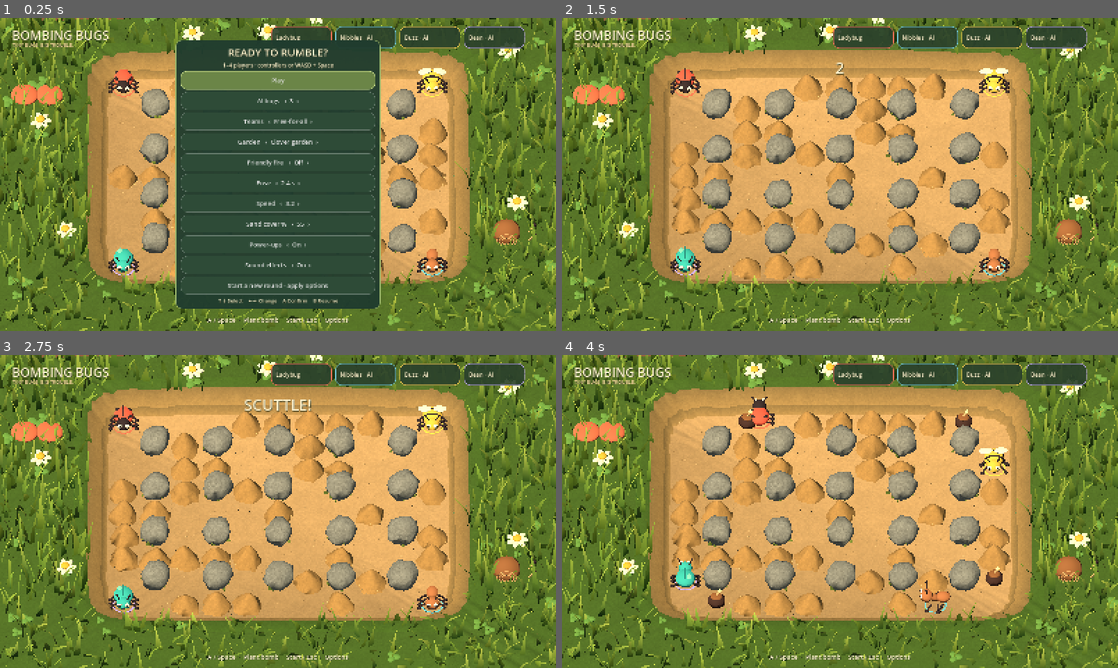
Above: before the commit, frames 1-4 (two rows, left to right).
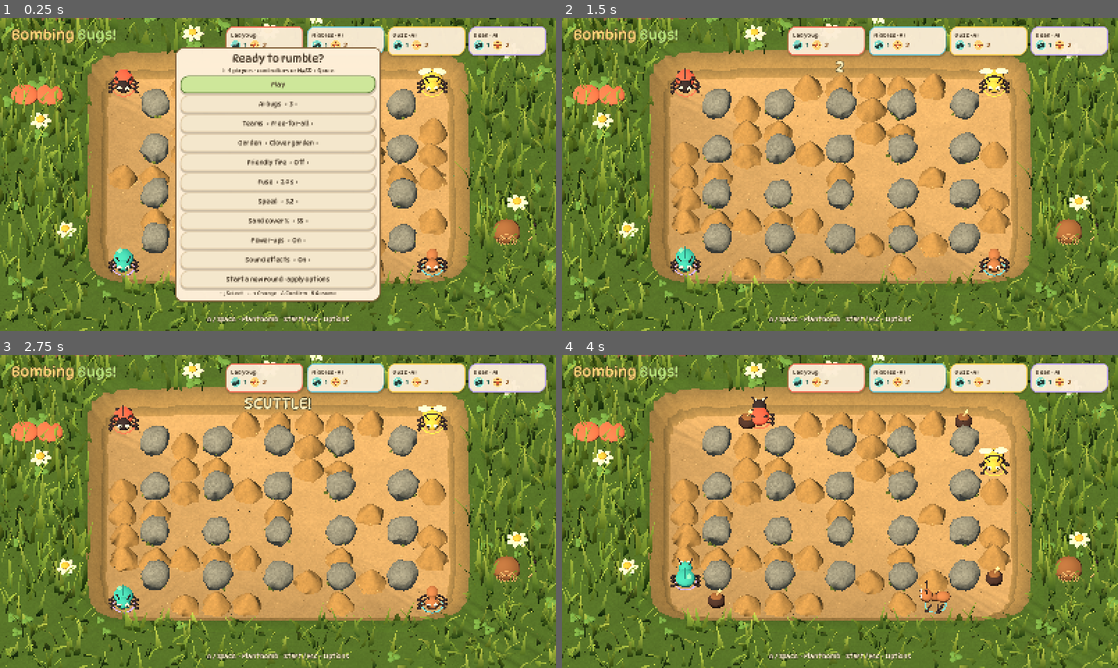
Above: after the commit, the same moments.

Repository: ontola/gamenight-games
Game: Godot game, scene res://main.tscn
The game is run twice, just before and just after one commit, with the same random seed, the same clock (stepped at 60 frames per second) and the same inputs.
Inputs (mouse positions are in pixels of both pictures, inside the frame that each line leads up to):
- Up to frame 1 (0.25 s): no input
- Up to frame 2 (1.5 s): click "Play" at 0.5 s; tap Enter at 1.25 s; move the mouse to (962, 158) at 1.27 s; hold D from 1.28 s (still down); hold Enter from 1.28 s (still down)
- Up to frame 3 (2.75 s): tap Space at 1.52, 1.82, 2.27, 2.57 s; move the mouse to (166, 527) at 2.02 s; release D at 2.03 s; release Enter at 2.03 s; hold S from 2.03 s (still down); tap P at 2.1 s
- Up to frame 4 (4 s): move the mouse to (895, 442) at 2.77 s; release S at 2.78 s; hold D 2.78-3.53 s; hold Backspace 2.78-3.53 s; move the mouse to (812, 574) at 3.52 s; hold W from 3.53 s (still down); tap Enter at 3.6 s; tap Space at 3.77 s

The runs differ from the first frame. In frame 1, 36% of the frame differs, in the area x 2-99%, y 2-98%; in frame 2, 6.4%; in frame 3, 6.7%; in frame 4, 6.3%.

Commit message:
Keep winners moving and give Bombing Bugs playful UI and readable upgrades

Diff:
--- /dev/null
+++ b/bombing-bugs/assets/power-bombs.svg
@@ -0,0 +1 @@
+<svg xmlns="http://www.w3.org/2000/svg" width="128" height="128" viewBox="0 0 128 128"><circle cx="64" cy="64" r="60" fill="#7fdbc8" stroke="#d8fff0" stroke-width="6"/><g stroke-linecap="round"><path d="M80 42 Q77 24 94 22" stroke="#fff4c6" stroke-width="7" fill="none"/><circle cx="81" cy="68" r="29" fill="#253c38"/><path d="M41 60 Q33 37 50 32" stroke="#fff4c6" stroke-width="7" fill="none"/><circle cx="43" cy="83" r="28" fill="#253c38" stroke="#7fdbc8" stroke-width="5"/><path d="M30 77 Q32 68 40 66 M68 58 Q70 51 77 49" stroke="#7e9b90" stroke-width="7" fill="none"/><path d="M96 12 V28 M88 20 H104" stroke="#ffe093" stroke-width="5"/></g></svg>
--- /dev/null
+++ b/bombing-bugs/assets/power-range.svg
@@ -0,0 +1 @@
+<svg xmlns="http://www.w3.org/2000/svg" width="128" height="128" viewBox="0 0 128 128"><circle cx="64" cy="64" r="60" fill="#ffd477" stroke="#fff2c3" stroke-width="6"/><g stroke="#85422b" stroke-width="7" stroke-linecap="round" stroke-linejoin="round" fill="none"><path d="M18 64 H38 M27 55 L18 64 L27 73 M90 64 H110 M101 55 L110 64 L101 73 M64 19 V35 M55 28 L64 19 L73 28 M64 94 V110 M55 101 L64 110 L73 101"/></g><path d="M64 37 C67 53 86 56 83 73 C80 92 48 94 44 76 C40 63 53 58 53 48 C61 52 61 58 61 58 C66 50 64 37 64 37" fill="#d9572e"/><path d="M63 62 C65 70 77 74 70 82 C61 90 52 80 57 74 Z" fill="#fff4bb"/></svg>
--- a/bombing-bugs/src/garden.gd
+++ b/bombing-bugs/src/garden.gd
@@ -159,10 +159,14 @@
 		if match_state.pickups[c].wait > 0: continue
 		if not pickup_views.has(c):
 			var n := Node3D.new(); arena_root.add_child(n); n.position = world(Vector2(c)); pickup_views[c] = n
-			var color := Color("f9bd43") if match_state.pickups[c].kind == "range" else Color("6dd2c4")
-			Clay.ball(n,Vector3.ZERO,Vector3(.38,.4,.38),color,0.3)
-			var label := Label3D.new(); label.text = "+" if match_state.pickups[c].kind == "capacity" else "↑"; label.font_size = 70; label.pixel_size = .006; label.position = Vector3(0,.08,.22); label.billboard = BaseMaterial3D.BILLBOARD_ENABLED; n.add_child(label)
-		pickup_views[c].position.y = .35+sin(clock*3)*.07
+			var face := Node3D.new(); n.add_child(face); face.rotation.x = deg_to_rad(-46)
+			var kind: String = match_state.pickups[c].kind
+			var color := Color("d1a34d") if kind == "range" else Color("438c78")
+			Clay.ball(face,Vector3.ZERO,Vector3(.78,.78,.19),color)
+			var icon := Sprite3D.new(); icon.texture = preload("res://assets/power-range.svg") if kind == "range" else preload("res://assets/power-bombs.svg")
+			icon.pixel_size = .0055; icon.position.z = .105; icon.shaded = true; face.add_child(icon)
+		pickup_views[c].position.y = .48+sin(clock*3+c.x)*.055
+		pickup_views[c].rotation.y = sin(clock*1.8+c.y)*.16
 	for c in pickup_views.keys():
 		if not match_state.pickups.has(c): pickup_views[c].queue_free(); pickup_views.erase(c)
 	var burning := {}
--- a/bombing-bugs/src/main.gd
+++ b/bombing-bugs/src/main.gd
@@ -1,8 +1,10 @@
 extends Node3D
+const PLAY_FONT = preload("res://assets/fonts/DynaPuff.ttf")
 const Match = preload("res://src/match.gd")
 const Garden = preload("res://src/garden.gd")
 const Bug = preload("res://src/bug.gd")
 const Clay = preload("res://src/clay.gd")
+const POWER_ICONS := {"capacity":preload("res://assets/power-bombs.svg"),"range":preload("res://assets/power-range.svg")}
 const SETTINGS := [
 	{"key":"ai_players","label":"AI bugs (next round)","kind":"number","default":3,"min":0,"max":3},
 	{"key":"teams","label":"Teams (next round)","kind":"choice","default":"Free-for-all","options":["Free-for-all","Teams"]},
@@ -46,6 +48,7 @@
 var shot_path := ""
 var demo := false
 var rng := RandomNumberGenerator.new()
+var ui_clock := 0.0
 
 func _ready() -> void:
 	rng.randomize(); settings.sound = true
@@ -225,8 +228,13 @@
 		countdown -= dt; banner.text = str(ceili(countdown)) if countdown > .4 else "SCUTTLE!"; return
 	if sim.ended:
 		result_time += dt
-		if confirm or result_time > 6:
+		if (confirm and result_time > .7) or result_time > 6:
 			_new_round()
+			return
+		for i in sim.bugs.size():
+			if sim.bugs[i].bot and sim.bugs[i].alive: inputs[i] = sim.bot(i,dt)
+		sim.step(dt,inputs)
+		garden.sync(sim,dt)
 		return
 	for i in sim.bugs.size():
 		if sim.bugs[i].bot and sim.bugs[i].alive: inputs[i] = sim.bot(i,dt)
@@ -234,7 +242,7 @@
 	garden.sync(sim,dt)
 	for event in sim.events:
 		if event.type in clips: _play_sound(event.type)
-		if event.type == "out": _update_badges()
+		if event.type in ["out","pickup"]: _update_badges(int(event.get("who",-1)) if event.type == "pickup" else -1)
 	if sim.ended:
 		banner.text = "A garden-sized draw!" if sim.winner == -1 else _winner_name()+" wins!"
 		hint.text = "A / Space  ·  Another round     Start  ·  Options"
@@ -250,6 +258,11 @@
 
 func _process(dt: float) -> void:
 	if host_paused: return
+	ui_clock += dt
+	# A little hand-cut wobble on the celebration, never on names or stats.
+	banner.pivot_offset = banner.size*.5
+	banner.rotation = sin(ui_clock*2.6)*.012 if sim.ended else 0.0
+	banner.scale = Vector2.ONE*(1.0+sin(ui_clock*3)*.015) if sim.ended else Vector2.ONE
 	for i in mini(views.size(),sim.bugs.size()):
 		var p: Dictionary = sim.bugs[i]
 		var pos: Vector3 = garden.world(p.pos)
@@ -263,49 +276,64 @@
 
 func _panel(bg: Color, border: Color = Color.TRANSPARENT) -> StyleBoxFlat:
 	var s := StyleBoxFlat.new(); s.bg_color = bg
-	s.set_corner_radius_all(18); s.set_content_margin_all(14); s.set_border_width_all(2); s.border_color = border
+	s.corner_radius_top_left = 22; s.corner_radius_top_right = 15; s.corner_radius_bottom_left = 17; s.corner_radius_bottom_right = 25
+	s.set_content_margin_all(14); s.set_border_width_all(3); s.border_color = border
+	s.shadow_color = Color("42351e45"); s.shadow_size = 3; s.shadow_offset = Vector2(1,4)
 	return s
 
-func _label(text: String, size: int, color: Color = Color("fff3ce")) -> Label:
+func _label(text: String, size: int, color: Color = Color("493b2b")) -> Label:
 	var l := Label.new(); l.text = text; l.add_theme_font_size_override("font_size",size); l.add_theme_color_override("font_color",color)
-	l.add_theme_color_override("font_shadow_color",Color(0.12,.16,.08,.65)); l.add_theme_constant_override("shadow_offset_y",2)
+	l.add_theme_font_override("font",PLAY_FONT)
 	return l
 
 func _build_ui() -> void:
 	var layer := CanvasLayer.new(); add_child(layer)
 	var root := Control.new(); root.set_anchors_and_offsets_preset(Control.PRESET_FULL_RECT); root.mouse_filter = Control.MOUSE_FILTER_IGNORE; layer.add_child(root)
-	var title := _label("BOMBING BUGS",36); root.add_child(title); title.position = Vector2(34,24)
-	var subtitle := _label("TINY BUGS. BIG TROUBLE.",14,Color("f3d69b")); root.add_child(subtitle); subtitle.position = Vector2(36,68)
-	badges = HBoxContainer.new(); root.add_child(badges); badges.set_anchors_and_offsets_preset(Control.PRESET_TOP_RIGHT); badges.position = Vector2(780,24); badges.add_theme_constant_override("separation",10)
-	banner = _label("",44); root.add_child(banner); banner.set_anchors_and_offsets_preset(Control.PRESET_CENTER_TOP); banner.position = Vector2(300,112); banner.size = Vector2(1000,70); banner.horizontal_alignment = HORIZONTAL_ALIGNMENT_CENTER
-	hint = _label("A / Space  ·  Plant bomb     Start / Esc  ·  Options",18); root.add_child(hint); hint.set_anchors_and_offsets_preset(Control.PRESET_BOTTOM_WIDE); hint.offset_top = -45; hint.offset_bottom = -12; hint.horizontal_alignment = HORIZONTAL_ALIGNMENT_CENTER
+	var title := RichTextLabel.new(); root.add_child(title); title.position = Vector2(32,22); title.size = Vector2(580,90)
+	title.bbcode_enabled = true; title.scroll_active = false; title.mouse_filter = Control.MOUSE_FILTER_IGNORE
+	title.add_theme_font_override("normal_font",PLAY_FONT); title.add_theme_font_size_override("normal_font_size",42)
+	title.add_theme_color_override("font_outline_color",Color("433c22")); title.add_theme_constant_override("outline_size",7)
+	title.text = "[wave amp=3 freq=1.3][color=#ffd477]Bombing[/color] [color=#b9e579]Bugs![/color][/wave]"
+	badges = HBoxContainer.new(); root.add_child(badges); badges.set_anchors_and_offsets_preset(Control.PRESET_TOP_WIDE); badges.offset_left = 650; badges.offset_right = -28; badges.offset_top = 24; badges.offset_bottom = 108; badges.add_theme_constant_override("separation",10)
+	banner = _label("",44); root.add_child(banner); banner.set_anchors_and_offsets_preset(Control.PRESET_CENTER_TOP); banner.position = Vector2(300,112); banner.size = Vector2(1000,70); banner.horizontal_alignment = HORIZONTAL_ALIGNMENT_CENTER; banner.add_theme_color_override("font_color",Color("fff0bb")); banner.add_theme_color_override("font_outline_color",Color("4b4328")); banner.add_theme_constant_override("outline_size",8)
+	hint = _label("A / Space  ·  Plant bomb     Start / Esc  ·  Options",18); root.add_child(hint); hint.set_anchors_and_offsets_preset(Control.PRESET_BOTTOM_WIDE); hint.offset_top = -45; hint.offset_bottom = -12; hint.horizontal_alignment = HORIZONTAL_ALIGNMENT_CENTER; hint.add_theme_color_override("font_color",Color("fff3ce")); hint.add_theme_color_override("font_outline_color",Color("3d3928")); hint.add_theme_constant_override("outline_size",5)
 	if managed: hint.text = "A  ·  Plant bomb     Start  ·  Options     Back  ·  GameNight"
 	var center := CenterContainer.new(); root.add_child(center); center.set_anchors_and_offsets_preset(Control.PRESET_FULL_RECT); center.mouse_filter = Control.MOUSE_FILTER_IGNORE
-	overlay = PanelContainer.new(); center.add_child(overlay); overlay.custom_minimum_size = Vector2(590,0); overlay.add_theme_stylebox_override("panel",_panel(Color("203c2ef5"),Color("9ab56b")))
+	overlay = PanelContainer.new(); center.add_child(overlay); overlay.custom_minimum_size = Vector2(590,0); overlay.add_theme_stylebox_override("panel",_panel(Color("fff0d9fa"),Color("886842")))
 	var box := VBoxContainer.new(); overlay.add_child(box); box.add_theme_constant_override("separation",5)
-	menu_title = _label("READY TO RUMBLE?",30); menu_title.horizontal_alignment = HORIZONTAL_ALIGNMENT_CENTER; box.add_child(menu_title)
+	menu_title = _label("Ready to rumble?",30); menu_title.horizontal_alignment = HORIZONTAL_ALIGNMENT_CENTER; box.add_child(menu_title)
 	var count_label := _label("1–4 players · controllers or WASD + Space",16); count_label.horizontal_alignment = HORIZONTAL_ALIGNMENT_CENTER; box.add_child(count_label)
 	for i in SETTINGS.size()+2:
-		var b := Button.new(); box.add_child(b); b.custom_minimum_size = Vector2(550,44); b.add_theme_font_size_override("font_size",18); b.focus_mode = Control.FOCUS_NONE
-		b.add_theme_stylebox_override("normal",_panel(Color("2e4b37")))
-		b.add_theme_stylebox_override("hover",_panel(Color("5f7845")))
-		b.add_theme_stylebox_override("pressed",_panel(Color("829655")))
+		var b := Button.new(); box.add_child(b); b.custom_minimum_size = Vector2(550,44); b.add_theme_font_size_override("font_size",18); b.add_theme_font_override("font",PLAY_FONT); b.add_theme_color_override("font_color",Color("493b2b")); b.add_theme_color_override("font_hover_color",Color("493b2b")); b.add_theme_color_override("font_pressed_color",Color("493b2b")); b.focus_mode = Control.FOCUS_NONE
+		b.add_theme_stylebox_override("normal",_panel(Color("eeddbb")))
+		b.add_theme_stylebox_override("hover",_panel(Color("d6e9a2")))
+		b.add_theme_stylebox_override("pressed",_panel(Color("c0d983")))
 		b.pressed.connect(func(): _menu_action(i,-1 if b.get_local_mouse_position().x < b.size.x*.5 else 1)); menu_rows.append(b)
 	var help := _label("↑↓ Select    ←→ Change    A Confirm    B Resume",15); help.horizontal_alignment = HORIZONTAL_ALIGNMENT_CENTER; box.add_child(help)
 	overlay.hide()
 	sound = AudioStreamPlayer.new(); sound.volume_db = -16; add_child(sound)
 
-func _update_badges() -> void:
+func _update_badges(upgraded: int = -1) -> void:
 	if not badges: return
-	for n in badges.get_children(): n.queue_free()
+	for n in badges.get_children(): badges.remove_child(n); n.queue_free()
 	for i in sim.bugs.size():
 		var p: Dictionary = sim.bugs[i]
-		var panel := PanelContainer.new(); panel.custom_minimum_size = Vector2(175,64); badges.add_child(panel)
-		panel.add_theme_stylebox_override("panel",_panel(Color("2a402be8"),p.color if p.alive else Color("796e55")))
+		var panel := PanelContainer.new(); panel.custom_minimum_size = Vector2(0,82); panel.size_flags_horizontal = Control.SIZE_EXPAND_FILL; badges.add_child(panel)
+		panel.add_theme_stylebox_override("panel",_panel(Color("fff0d9f0"),p.color if p.alive else Color("a99b82")))
 		var text: String = p.name
 		if sim.settings.teams == "Teams": text += " · T%d"%(p.team+1)
 		if not p.alive: text += " · out"
-		var label := _label(text,17); label.text_overrun_behavior = TextServer.OVERRUN_TRIM_ELLIPSIS; panel.add_child(label)
+		var box := VBoxContainer.new(); panel.add_child(box)
+		var label := _label(text,17); label.text_overrun_behavior = TextServer.OVERRUN_TRIM_ELLIPSIS; box.add_child(label)
+		var stats := HBoxContainer.new(); stats.add_theme_constant_override("separation",8); box.add_child(stats)
+		for kind in ["capacity","range"]:
+			var icon := TextureRect.new(); icon.texture = POWER_ICONS[kind]; icon.custom_minimum_size = Vector2(30,30); icon.expand_mode = TextureRect.EXPAND_IGNORE_SIZE; icon.stretch_mode = TextureRect.STRETCH_KEEP_ASPECT_CENTERED; stats.add_child(icon)
+			var value := _label(str(p[kind]),20,Color("295f52") if kind == "capacity" else Color("885321")); stats.add_child(value)
+			value.tooltip_text = "Bombs at once" if kind == "capacity" else "Blast range in tiles"
+		if not p.alive: box.modulate.a = .5
+		if i == upgraded:
+			panel.modulate = Color(1.5,1.5,1.2)
+			create_tween().tween_property(panel,"modulate",Color.WHITE,.35)
 
 func _open_menu(first: bool) -> void:
 	initial_menu = first; menu_open = true; menu_index = 0; overlay.show(); _refresh_menu(); banner.text = ""
@@ -315,9 +343,10 @@
 	if initial_menu:
 		_new_round(); active = true; initial_menu = false
 	menu_open = false; overlay.hide()
+	if sim.ended: banner.text = "A garden-sized draw!" if sim.winner == -1 else _winner_name()+" wins!"
 
 func _refresh_menu() -> void:
-	menu_title.text = "READY TO RUMBLE?" if initial_menu else "TAKE A BREATHER"
+	menu_title.text = "Ready to rumble?" if initial_menu else "Take a breather"
 	menu_rows[0].text = "Play" if initial_menu else "Resume"
 	for i in SETTINGS.size():
 		var spec: Dictionary = SETTINGS[i]
@@ -328,7 +357,7 @@
 		if spec.key == "speed": display = "%.1f"%(float(value)/10)
 		menu_rows[i+1].text = spec.label.replace(" (next round)","").replace(" (live)","").replace(", tenths of a second","").replace(", tenths of a tile/s","")+"   ‹  "+display+"  ›"
 	menu_rows[-1].text = "Start a new round · apply options"
-	for i in menu_rows.size(): menu_rows[i].add_theme_stylebox_override("normal",_panel(Color("6b8547") if i == menu_index else Color("2e4b37"),Color("c4d885") if i == menu_index else Color.TRANSPARENT))
+	for i in menu_rows.size(): menu_rows[i].add_theme_stylebox_override("normal",_panel(Color("cee79a") if i == menu_index else Color("f4e7cc"),Color("6b8745") if i == menu_index else Color("e0cba8")))
 
 func _menu_action(index: int, direction: int) -> void:
 	if index == 0: _close_menu(); return
--- a/bombing-bugs/src/match.gd
+++ b/bombing-bugs/src/match.gd
@@ -133,7 +133,6 @@
 
 func step(dt: float, commands: Array) -> void:
 	events.clear()
-	if ended: return
 	age += dt
 	for i in bugs.size():
 		if not bugs[i].alive: continue
@@ -150,6 +149,8 @@
 	for f in flames: f.time -= dt
 	flames = flames.filter(func(f: Dictionary) -> bool: return f.time > 0)
 	for c in pickups: pickups[c].wait -= dt
+	# Results are locked, but survivors and lingering effects keep moving.
+	if ended: return
 	for i in bugs.size():
 		var p: Dictionary = bugs[i]
 		if not p.alive: continue
@@ -164,7 +165,7 @@
 			var kind: String = pickups[c].kind
 			p[kind] = mini(p[kind]+1, 5 if kind == "range" else 4)
 			pickups.erase(c)
-			events.append({"type":"pickup","cell":c})
+			events.append({"type":"pickup","cell":c,"who":i,"kind":kind})
 	var teams := {}
 	for p in bugs:
 		if p.alive: teams[p.team] = true
--- /dev/null
+++ b/bombing-bugs/tests/results-ui.gd
@@ -0,0 +1,52 @@
+extends SceneTree
+func _initialize() -> void:
+	call_deferred("run")
+func run() -> void:
+	var game = load("res://main.tscn").instantiate()
+	root.add_child(game)
+	await process_frame
+	game.set_physics_process(false)
+	game.menu_open = false; game.overlay.hide(); game.active = true; game.countdown = 0
+	for cell in game.sim.cells:
+		if cell.x > 0 and cell.x < 12 and cell.y > 0 and cell.y < 10 and (cell.x%2 != 0 or cell.y%2 != 0): game.sim.cells[cell] = 0
+	for i in game.sim.bugs.size():
+		var p = game.sim.bugs[i]
+		p.name = ["Ladybug", "Nibbles", "Buzz", "Bean"][i]
+		p.capacity = i+1; p.range = i+2
+	game._update_badges()
+	for i in game.sim.bugs.size():
+		var stats = game.badges.get_child(i).get_child(0).get_child(1)
+		assert(stats.get_child(1).text == str(i+1))
+		assert(stats.get_child(3).text == str(i+2))
+	game.sim.pickups[Vector2i(5,7)] = {"kind":"capacity","wait":0}
+	game.sim.pickups[Vector2i(7,7)] = {"kind":"range","wait":0}
+	game.garden.reset(game.sim); game.garden.sync(game.sim,.016)
+	var render := "--render" in OS.get_cmdline_user_args()
+	var output := "user://ui-preview"
+	for arg in OS.get_cmdline_user_args():
+		if arg.begins_with("--output="): output = arg.trim_prefix("--output=")
+	if render: DirAccess.make_dir_recursive_absolute(output)
+	if render:
+		for i in 30: await process_frame
+		await RenderingServer.frame_post_draw
+		root.get_texture().get_image().save_png(output.path_join("powerups-ui.png"))
+	for i in range(1,game.sim.bugs.size()): game.sim.bugs[i].alive = false
+	game.sim.step(.016,[])
+	assert(game.sim.ended)
+	game.banner.text = "Ladybug wins!"; game._update_badges()
+	game.sim.flames.append({"cell":Vector2i(5,5),"owner":0,"time":.5})
+	game._physics_process(.1)
+	assert(game.sim.flames[0].time < .5, "Main results branch must keep stepping the simulation")
+	assert(game.garden.blast_views.size() > 0, "Main results branch must keep rendering effects")
+	if render:
+		for i in 20: await process_frame
+		await RenderingServer.frame_post_draw
+		root.get_texture().get_image().save_png(output.path_join("win-ui.png"))
+		game._open_menu(false)
+		for i in 10: await process_frame
+		await RenderingServer.frame_post_draw
+		root.get_texture().get_image().save_png(output.path_join("options-ui.png"))
+	game._open_menu(false); game._close_menu()
+	assert(game.banner.text == "Ladybug wins!", "Resume must restore the result banner")
+	print("PASS player power-up HUD and running result simulation/effects")
+	quit()
--- a/bombing-bugs/tests/simulation.gd
+++ b/bombing-bugs/tests/simulation.gd
@@ -77,6 +77,26 @@
 					if not seen.has(n) and m.cells.get(n,1) != 1: seen[n] = true; queue.append(n)
 			for c in m.cells:
 				if m.cells[c] != 1: check(seen.has(c),"Disconnected arena")
+	# A result locks the winner, not the winner's controls or the arena effects.
+	m = fresh(); clear_inside(m)
+	for i in [1,2,3]: m.bugs[i].alive = false
+	m.step(.01,[])
+	check(m.ended and m.winner == 0,"Survivor should win")
+	var before: Vector2 = m.bugs[0].pos
+	m.flames.append({"cell":Vector2i(1,1),"owner":0,"time":.4})
+	m.step(.1,[{"move":Vector2.RIGHT,"bomb":true}])
+	check(m.bugs[0].pos.x > before.x,"Winner must remain controllable during results")
+	check(m.bugs[0].alive and m.winner == 0,"Lingering hazards must not change the result")
+	check(m.bombs.is_empty(),"Results input must not plant new bombs")
+	m.step(1,[])
+	check(m.flames.is_empty() and not m.bugs[0].moving,"Effects should expire and released input should stop movement")
+	m = fresh(); clear_inside(m)
+	for kind in ["capacity","range"]:
+		m.pickups[Vector2i(1,1)] = {"kind":kind,"wait":0}
+		var original: int = m.bugs[0][kind]
+		m.step(.01,[])
+		check(m.bugs[0][kind] == original+1,"Pickup must increase the correct stat")
+		check(m.events.any(func(e): return e.type == "pickup" and e.who == 0 and e.kind == kind),"HUD needs the collector and pickup kind")
 	var completed := 0
 	for seed_value in 10:
 		m = fresh(); m.start([{},{},{},{}],{},seed_value)
Not shown, added: bombing-bugs/assets/fonts/DynaPuff-OFL.txt
Binary file added: bombing-bugs/assets/fonts/DynaPuff.ttf
Not shown, added: bombing-bugs/tests/results-ui.gd.uid
Not shown, changed: .github/workflows/bombing-bugs.yml
Not shown, changed: bombing-bugs/README.md
